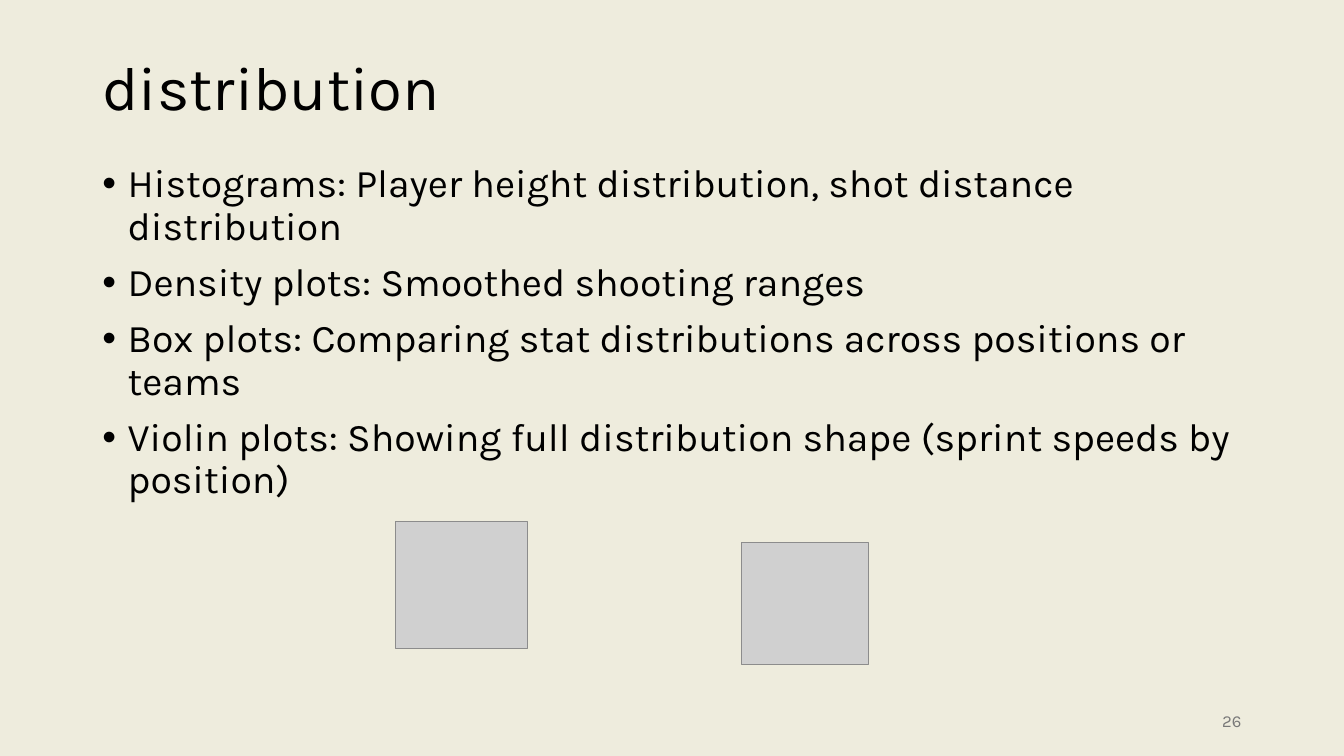
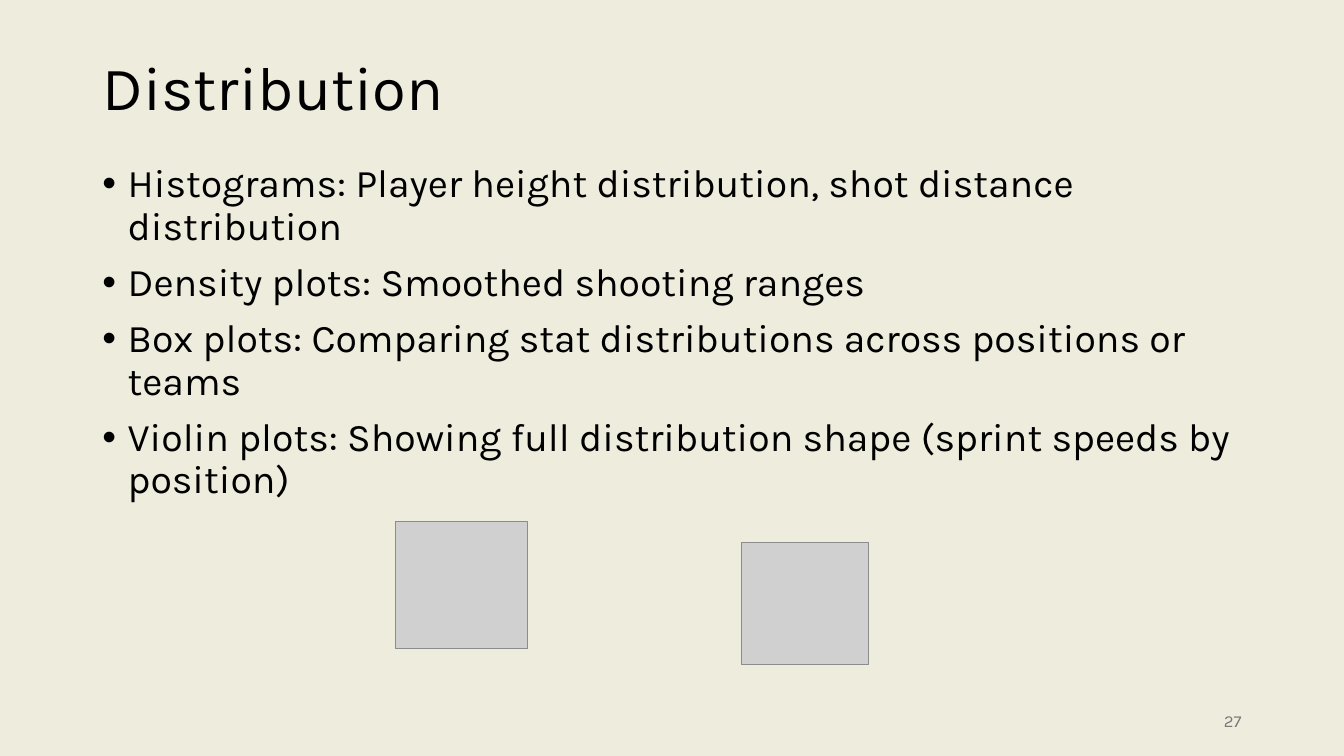
Before and after one commit to onishisaryu/HES-3000-Sports-Data-Analytics, a slide deck: slide 27 of pptx canvas/Lecture7.pptx (slide 26 before the commit). Drawn at 1344x756 pixels with LibreOffice and Linux fonts; fonts in the diff are those of the drawing; grey boxes stand for pictures. Boxes give left, top, right and bottom in pixels: in the first picture for what was removed or moved away, otherwise in the second. Text is boxed around its words. In the diff, an @@ line names an element or a change of style, - is before the commit and + after.

```diff
--- a/pptx canvas/Lecture7.pptx
+++ b/pptx canvas/Lecture7.pptx
@@ title at <box>102,67,443,111</box>: text changed @@
-distribution
+Distribution
@@ page number at <box>1224,716,1242,727</box>: text changed @@
-26
+27
```
Also in this commit, not shown: 1 slide removed, 2 other files.
